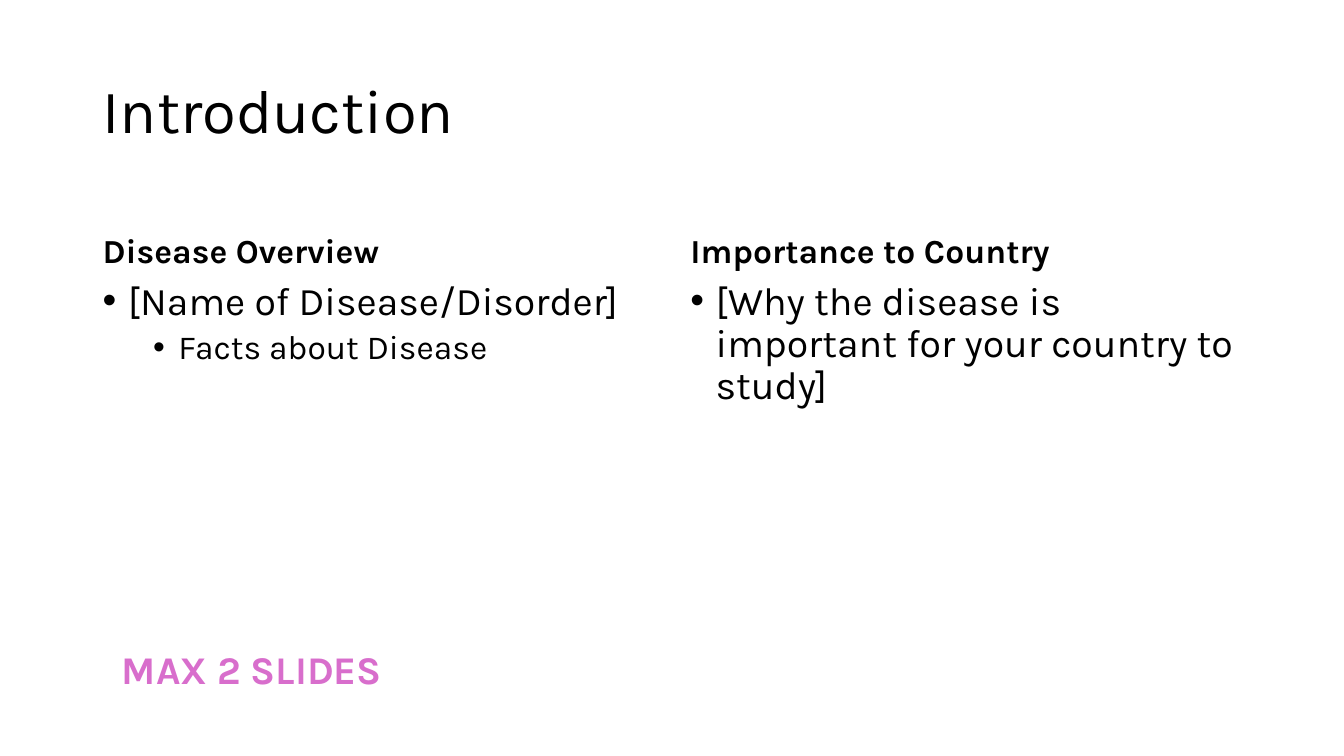
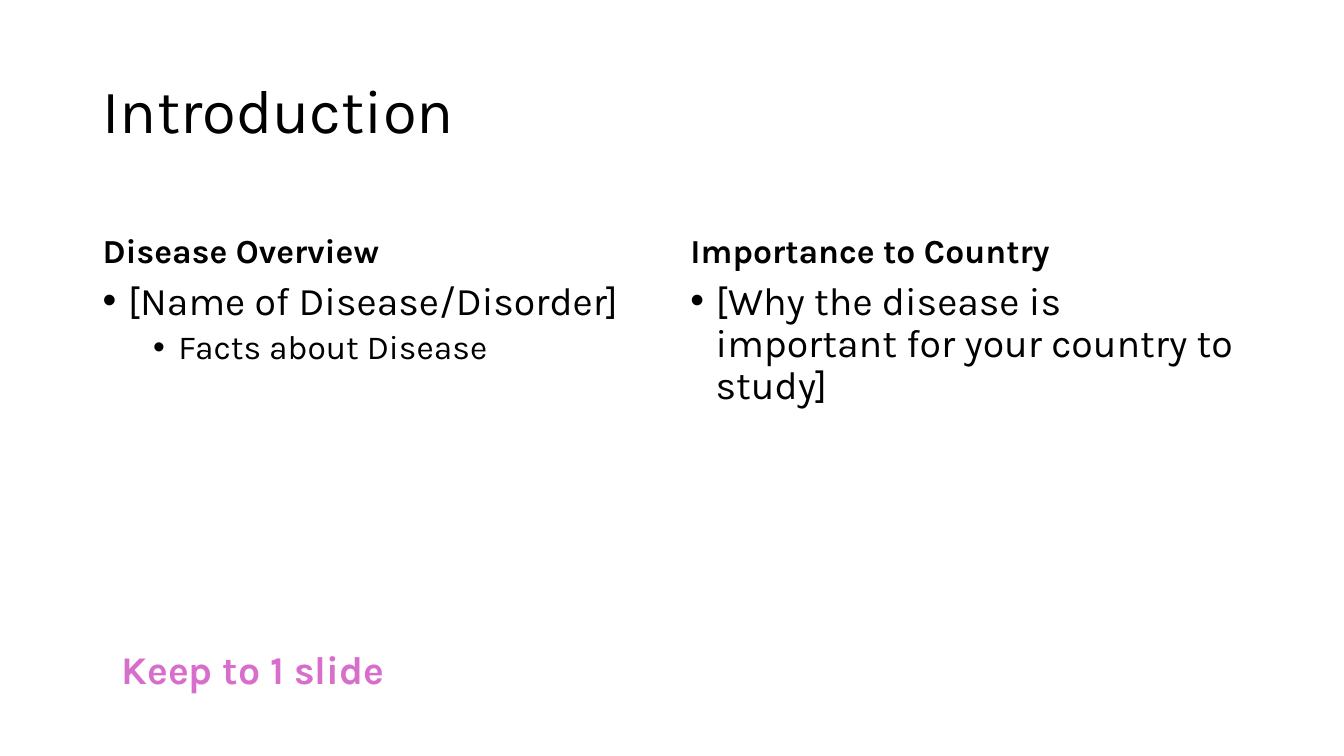
Before and after one commit to geratcliff/vital-2026-Cebu, a slide deck: slide 10 of docs/media/inital-presentation.pptx (slide 9 before the commit). Drawn at 1344x756 pixels with LibreOffice and Linux fonts; fonts in the diff are those of the drawing. Boxes give left, top, right and bottom in pixels: in the first picture for what was removed or moved away, otherwise in the second. Text is boxed around its words. In the diff, an @@ line names an element or a change of style, - is before the commit and + after.

```diff
--- a/docs/media/inital-presentation.pptx
+++ b/docs/media/inital-presentation.pptx
@@ text at <box>122,656,384,694</box>: text changed @@
-MAX 2 SLIDES
+Keep to 1 slide
```
Also in this commit, not shown: 1 other slide changed, 2 slides added, 20 other files.
